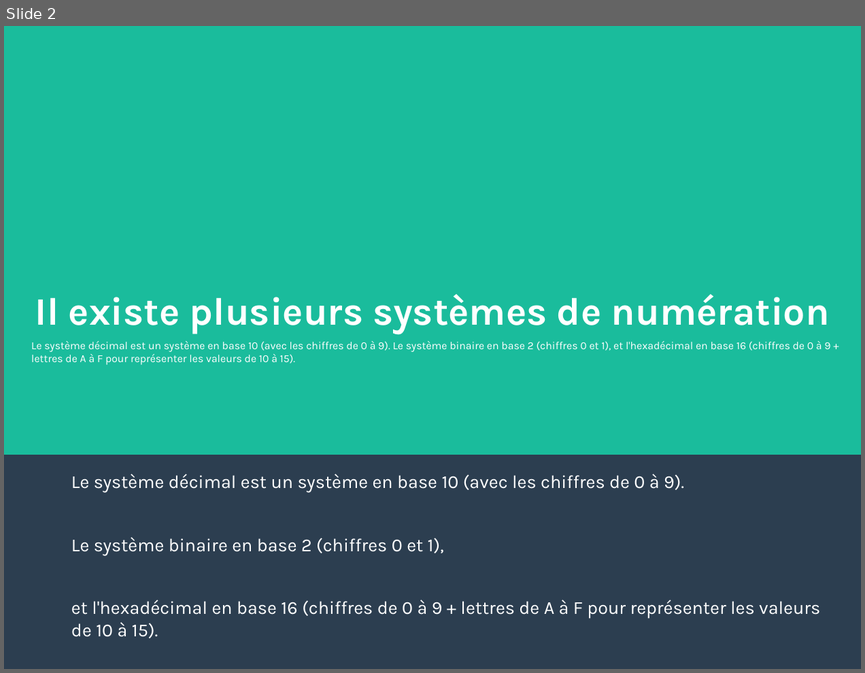
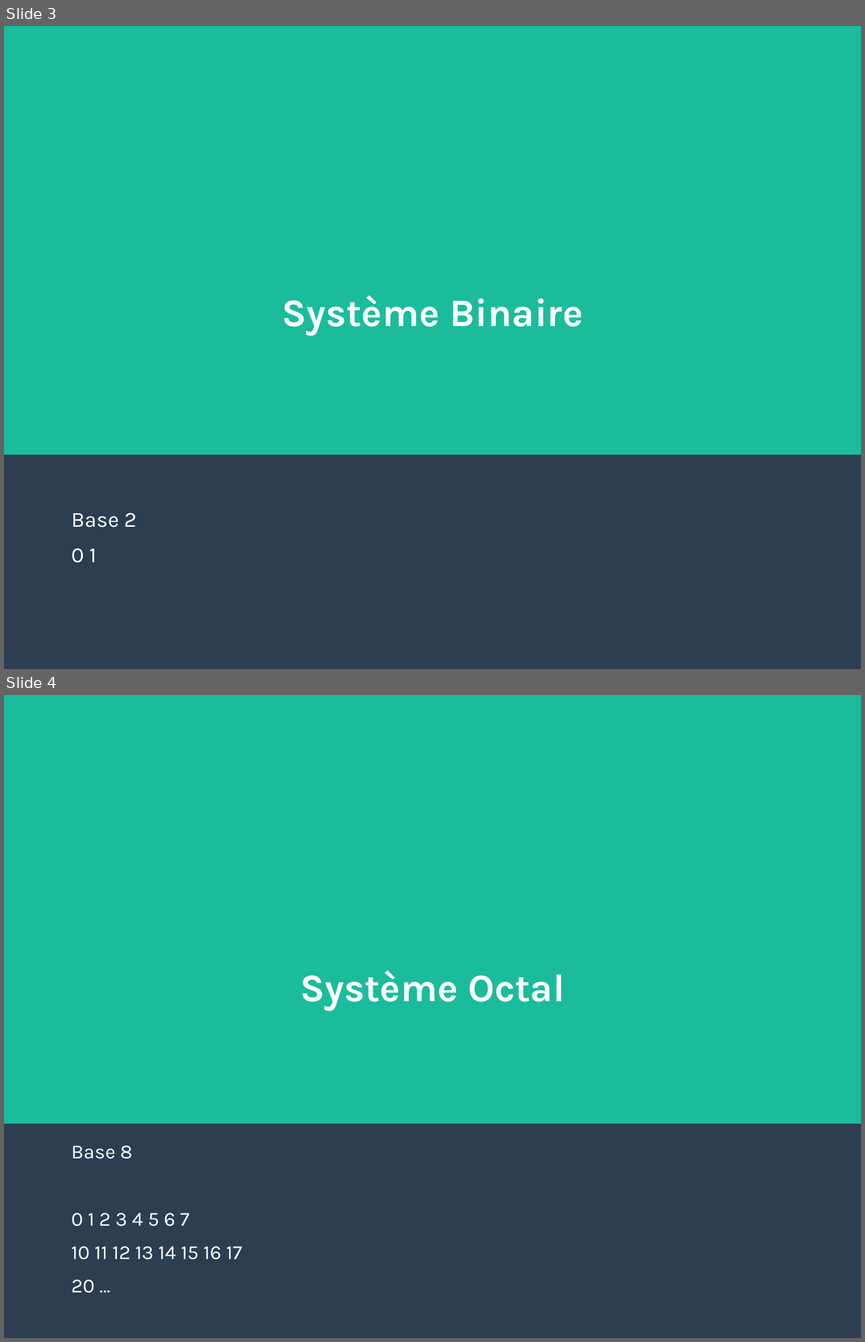
Before and after one commit to JulieMarielaure/Projet1BGE, a slide deck: Hexadécimal Octal.odp. Shown one above the other, each under a label of ours: slide 2 before the commit, slides 3 and 4 after it. The pictures are 865x673 and 865x1342 pixels, drawn with LibreOffice and Linux fonts; fonts in the diff are those of the drawing. Boxes give left, top, right and bottom in pixels: in the first picture for what was removed or moved away, otherwise in the second. Text is boxed around its words. In the diff, an @@ line names an element or a change of style, - is before the commit and + after.

```diff
--- a/Hexadécimal Octal.odp
+++ b/Hexadécimal Octal.odp
@@ slide 4 added at (4,695,861,1338), background #2C3E50; not listed: 1 template element that a slide beside it also shows @@
@@ title added at (300,970,564,1011), 36 pt, text #FFFFFF, bold @@
+Système Octal
@@ text added at (71,1145,242,1293), 18.5 pt, text #FFFFFF @@
+Base 8
+0 1 2 3 4 5 6 7
+10 11 12 13 14 15 16 17
+20 …
@@ what was slide 2 is now slide 3 @@
@@ slide 3 changed as well @@
@@ title at (281,295,583,335): text changed @@
-Il existe plusieurs systèmes de numération
+Système Binaire
@@ text removed at (31,341,830,365) @@
-Le système décimal est un système en base 10 (avec les chiffres de 0 à 9). Le système binaire en base 2 (chiffres 0 et 1), et l'hexadécimal en base 16 (chiffres de 0 à 9 + lettres de A à F pour représenter les valeurs de 10 à 15).
@@ text at (71,512,137,563): text changed; size 17 to 20 pt @@
-Le système décimal est un système en base 10 (avec les chiffres de 0 à 9).
-Le système binaire en base 2 (chiffres 0 et 1),
-et l'hexadécimal en base 16 (chiffres de 0 à 9 + lettres de A à F pour représenter les valeurs de 10 à 15).
+Base 2
+0 1
```
Also in this commit, not shown: 4 other slides changed, 8 other slides added, 3 slides removed, 2 other files.
